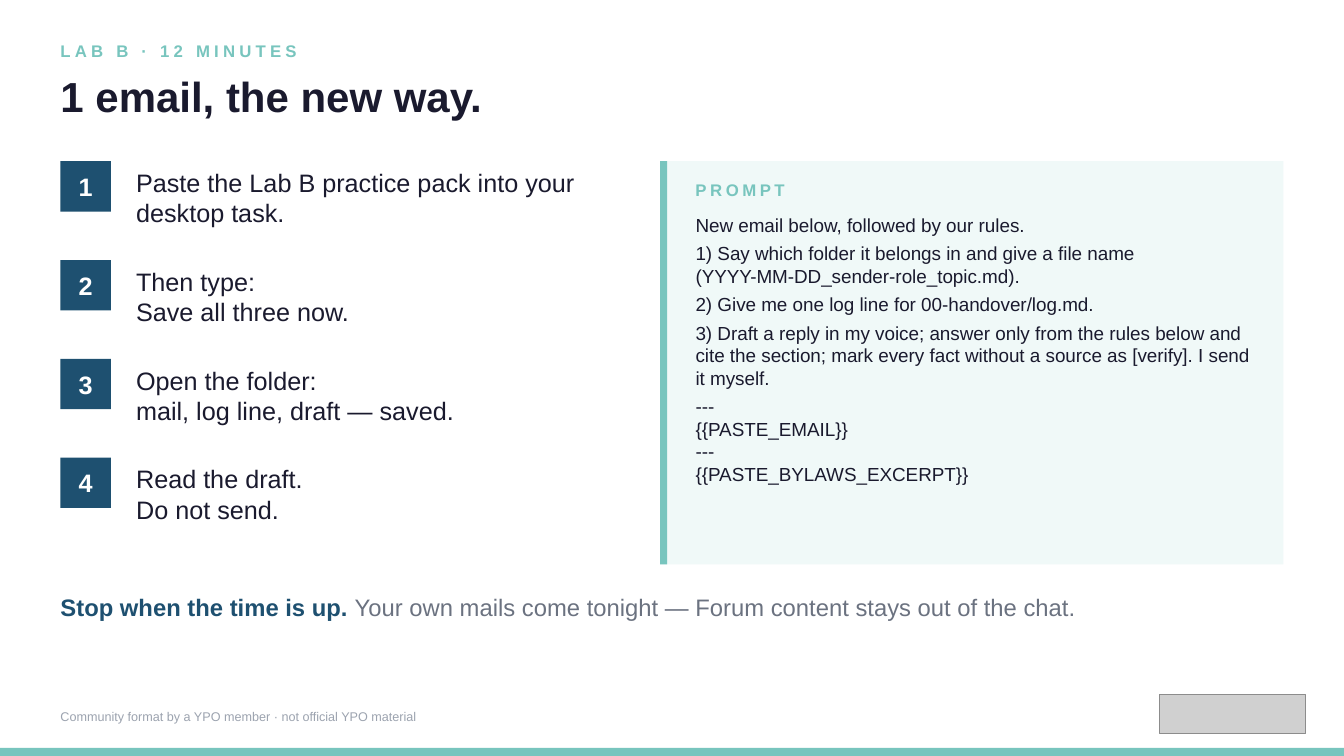
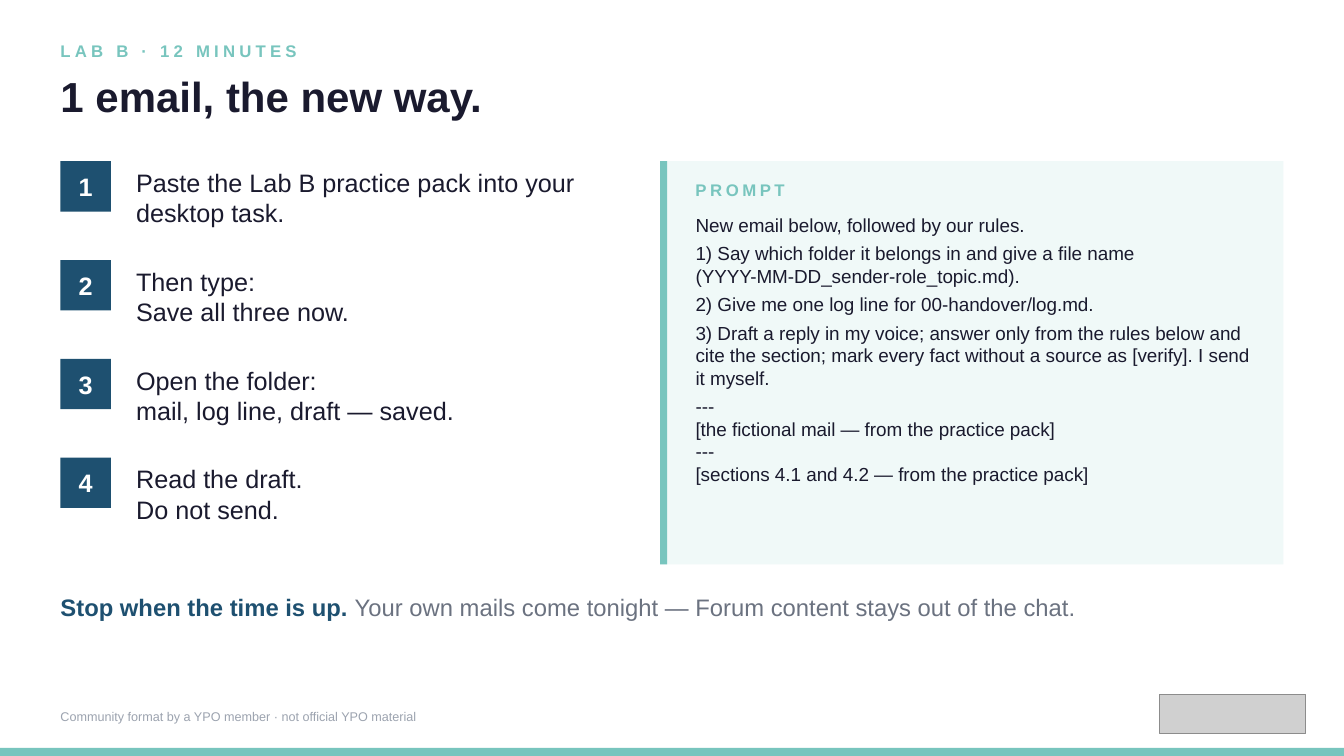
Before and after one commit to kirchbergcapital/ypo-chapter-manager-best-practice, a slide deck: slide 11 of trainer/presentation/operational-ai-excellence-deck.pptx. Drawn at 1344x756 pixels with LibreOffice and Linux fonts; fonts in the diff are those of the drawing; grey boxes stand for pictures. Boxes give left, top, right and bottom in pixels: in the first picture for what was removed or moved away, otherwise in the second. Text is boxed around its words. In the diff, an @@ line names an element or a change of style, - is before the commit and + after.

```diff
--- a/trainer/presentation/operational-ai-excellence-deck.pptx
+++ b/trainer/presentation/operational-ai-excellence-deck.pptx
@@ text at (696,422,1055,440): text changed @@
-{{PASTE_EMAIL}}
+[the fictional mail — from the practice pack]
@@ text at (696,467,1088,485): text changed @@
-{{PASTE_BYLAWS_EXCERPT}}
+[sections 4.1 and 4.2 — from the practice pack]
```
Also in this commit, not shown: 3 other slides changed, 5 other files.
